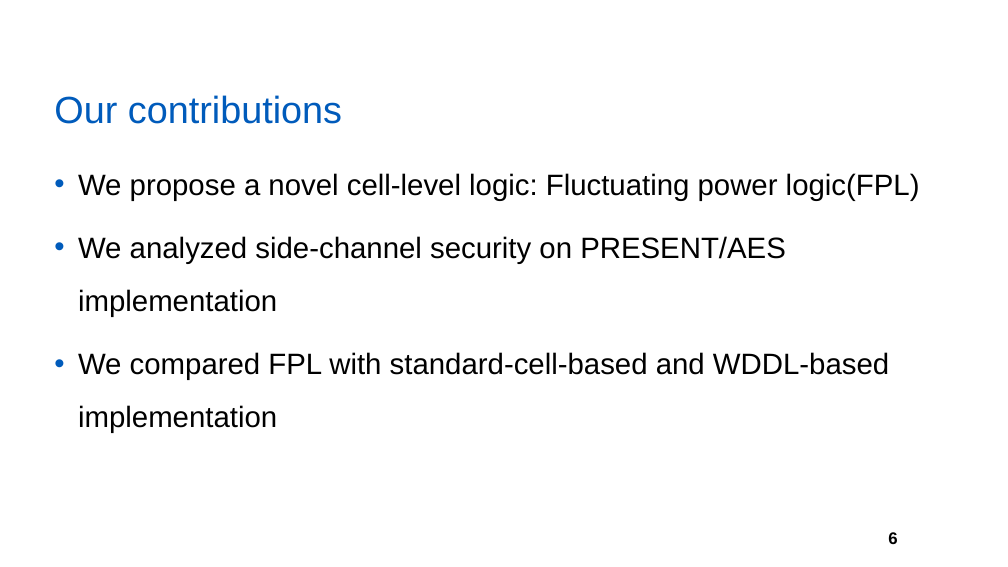
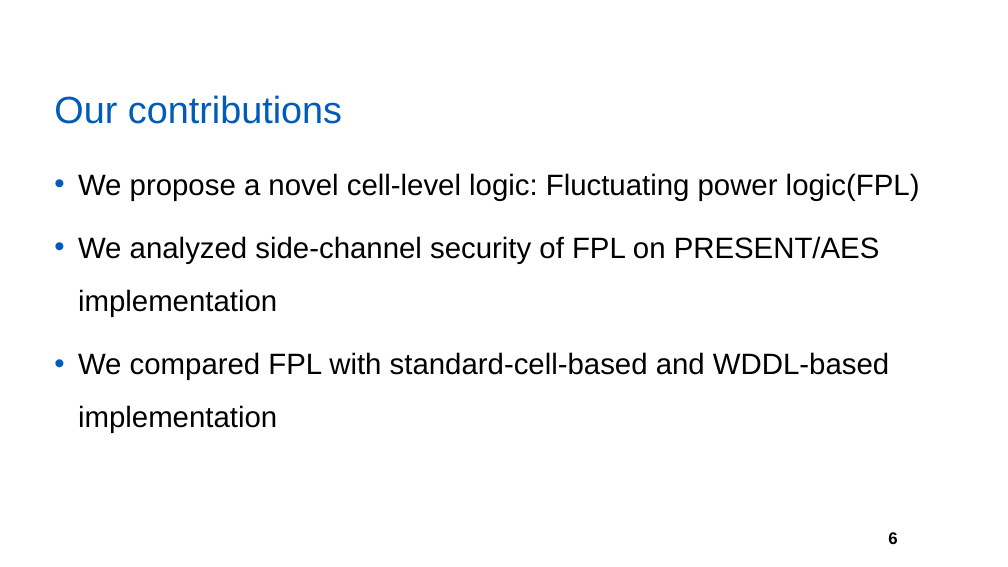
Before and after one commit to yberlin/hello-world, a slide deck: slide 6 of asianhost pre/FPL.pptx. Drawn at 1008x567 pixels with LibreOffice and Linux fonts; fonts in the diff are those of the drawing; background and template pictures are left out. Boxes give left, top, right and bottom in pixels: in the first picture for what was removed or moved away, otherwise in the second. Text is boxed around its words. In the diff, an @@ line names an element or a change of style, - is before the commit and + after.

```diff
--- a/asianhost pre/FPL.pptx
+++ b/asianhost pre/FPL.pptx
@@ text at (78,236,880,317): text changed @@
-• We analyzed side-channel security on PRESENT/AES implementation
+• We analyzed side-channel security of FPL on PRESENT/AES implementation
```
Also in this commit, not shown: 3 other slides changed, 3 slides added.
